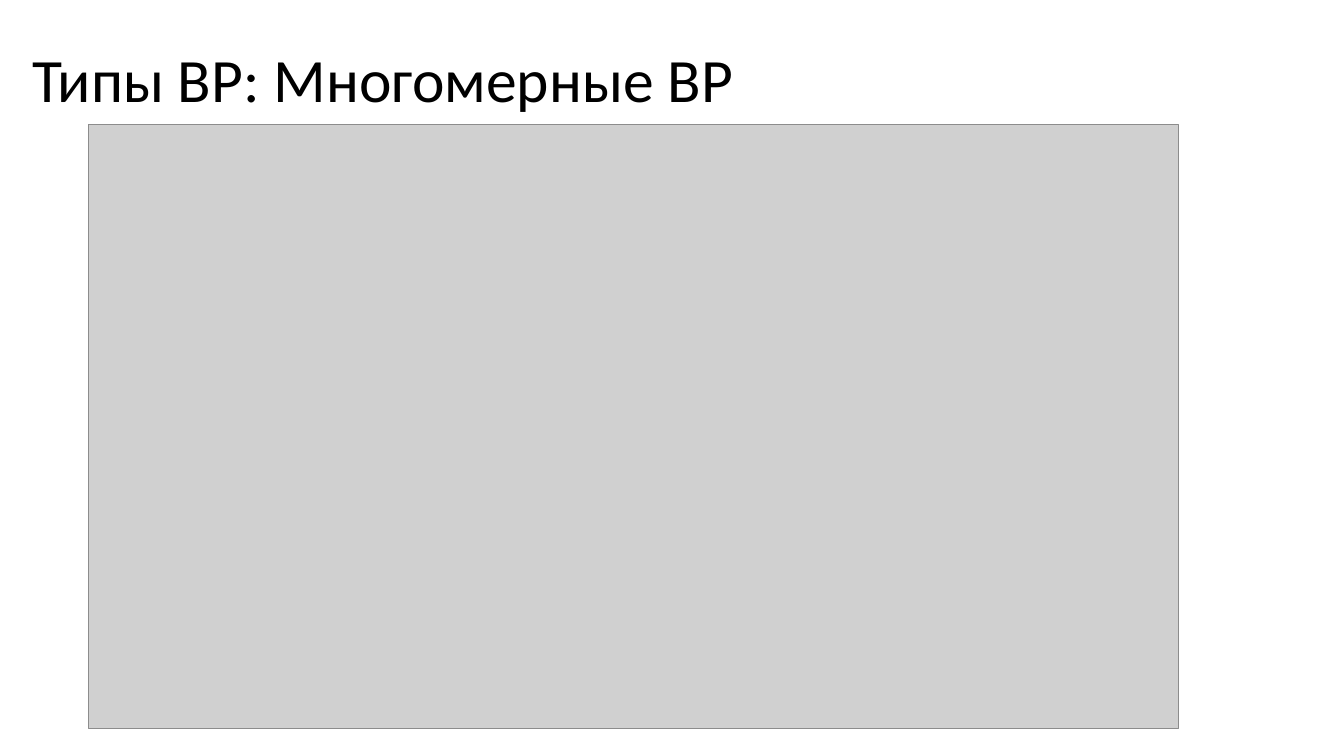
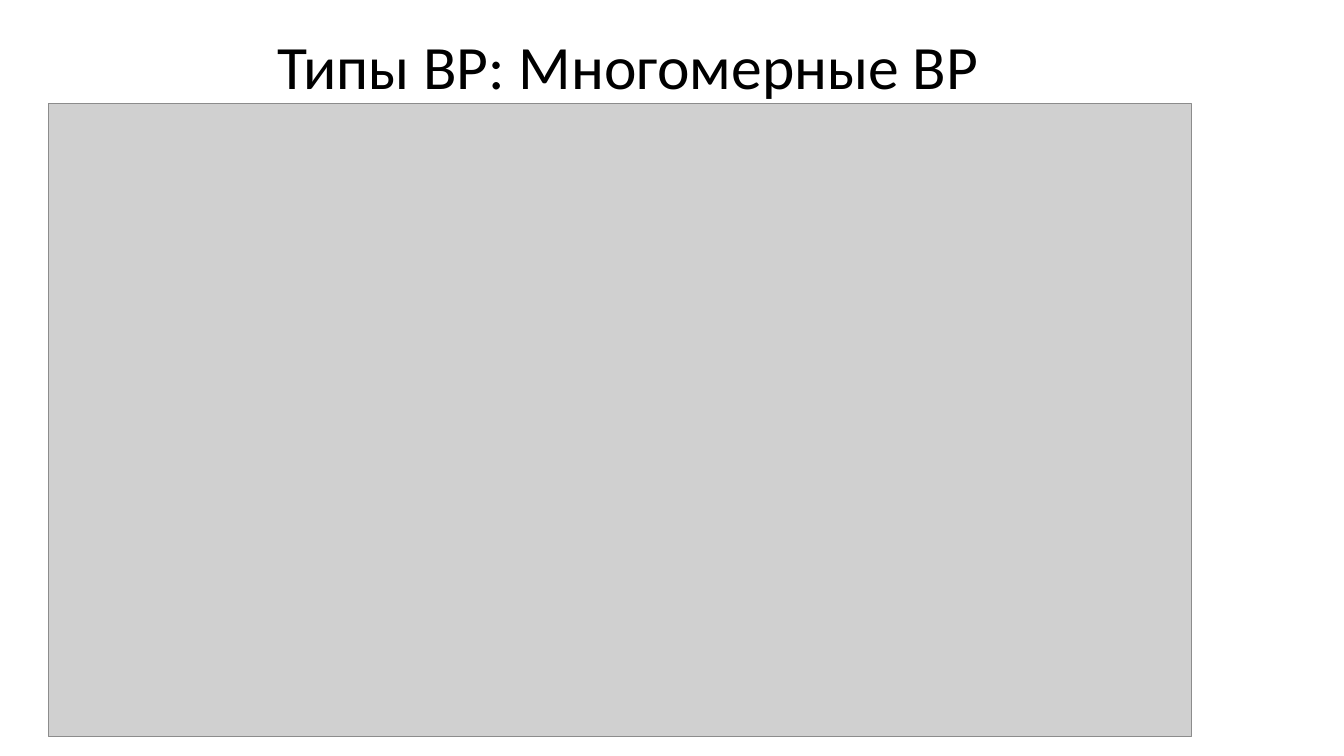
Before and after one commit to MVRonkin/TimeSeriesCourse, a slide deck: slide 3 of 2025/LEC/06-1 многомерные ВР.pptx (slide 4 before the commit). Drawn at 1344x756 pixels with LibreOffice and Linux fonts; fonts in the diff are those of the drawing; grey boxes stand for pictures. Boxes give left, top, right and bottom in pixels: in the first picture for what was removed or moved away, otherwise in the second. Text is boxed around its words. In the diff, an @@ line names an element or a change of style, - is before the commit and + after.

```diff
--- a/2025/LEC/06-1 многомерные ВР.pptx
+++ b/2025/LEC/06-1 многомерные ВР.pptx
@@ title "Типы ВР: Многомерные ВР": place and size @@
-title "Типы ВР: Многомерные ВР" at [32,62,733,112]
+title "Типы ВР: Многомерные ВР" at [277,49,978,104]
@@ title "Типы ВР: Многомерные ВР" at [277,49,978,104]: alignment left to centre @@
@@ picture: place and size @@
-picture at [89,125,1179,728]
+picture at [48,104,1192,737]
```
Also in this commit, not shown: 4 other slides changed, 4 slides added.
